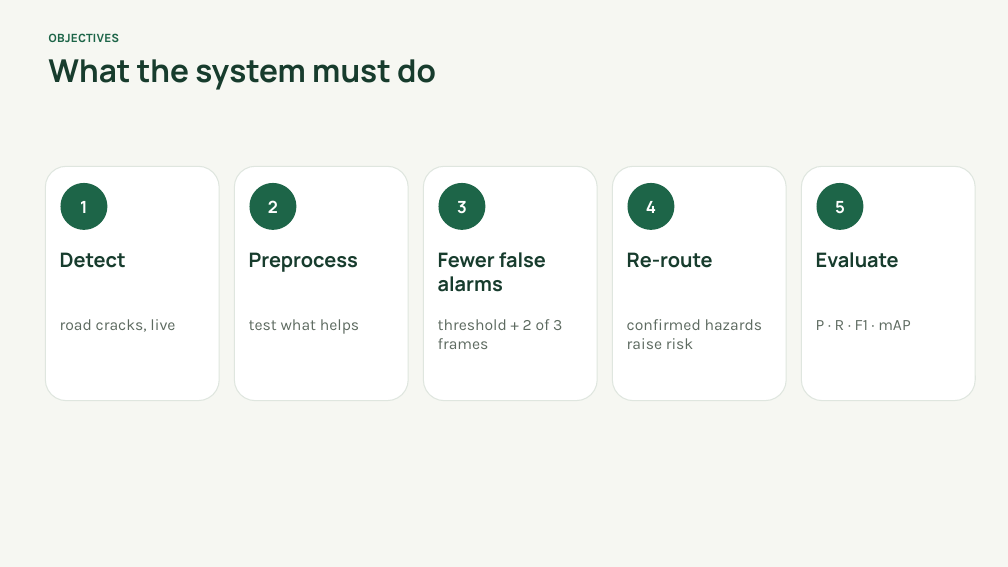
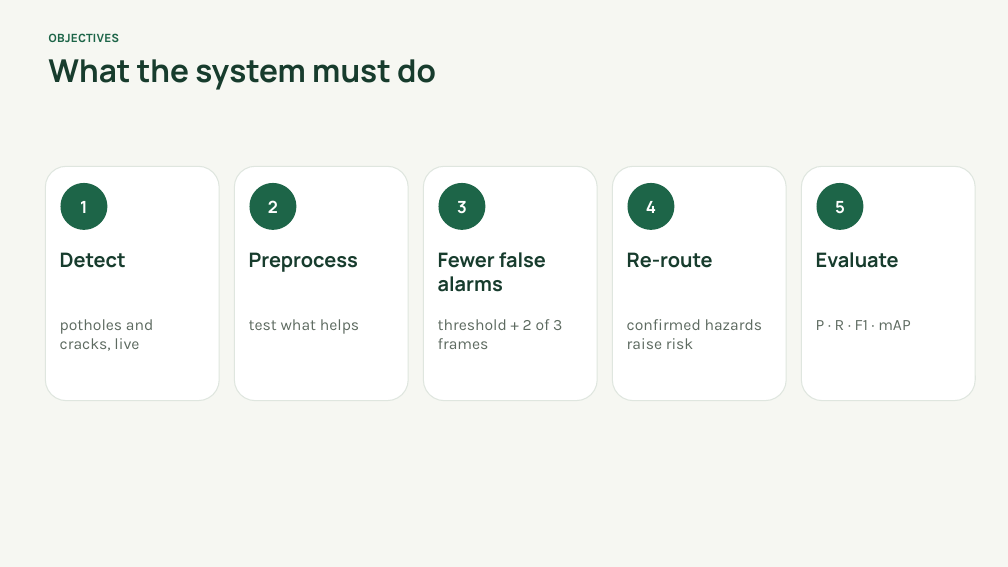
Before and after one commit to Nezraaaa/AniRoute, a slide deck: slide 3 of presentation/AniRoute_CSST106.pptx. Drawn at 1008x567 pixels with LibreOffice and Linux fonts; fonts in the diff are those of the drawing. Boxes give left, top, right and bottom in pixels: in the first picture for what was removed or moved away, otherwise in the second. Text is boxed around its words. In the diff, an @@ line names an element or a change of style, - is before the commit and + after.

```diff
--- a/presentation/AniRoute_CSST106.pptx
+++ b/presentation/AniRoute_CSST106.pptx
@@ text at (x1=60, y1=319, x2=153, y2=351): text changed @@
-road cracks, live
+potholes and cracks, live
```
Also in this commit, not shown: 7 other slides changed, 1 slide added, 20 other files.
